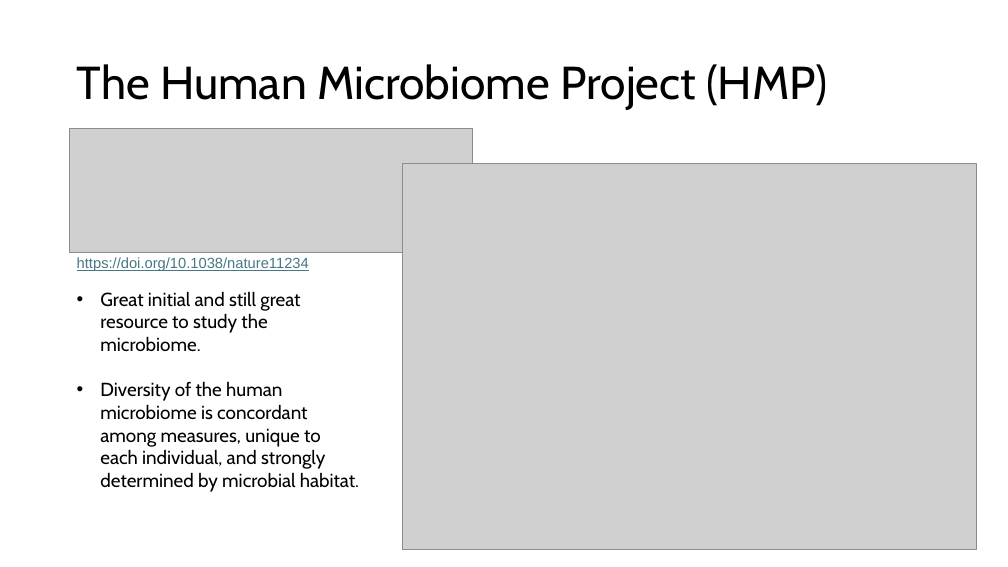
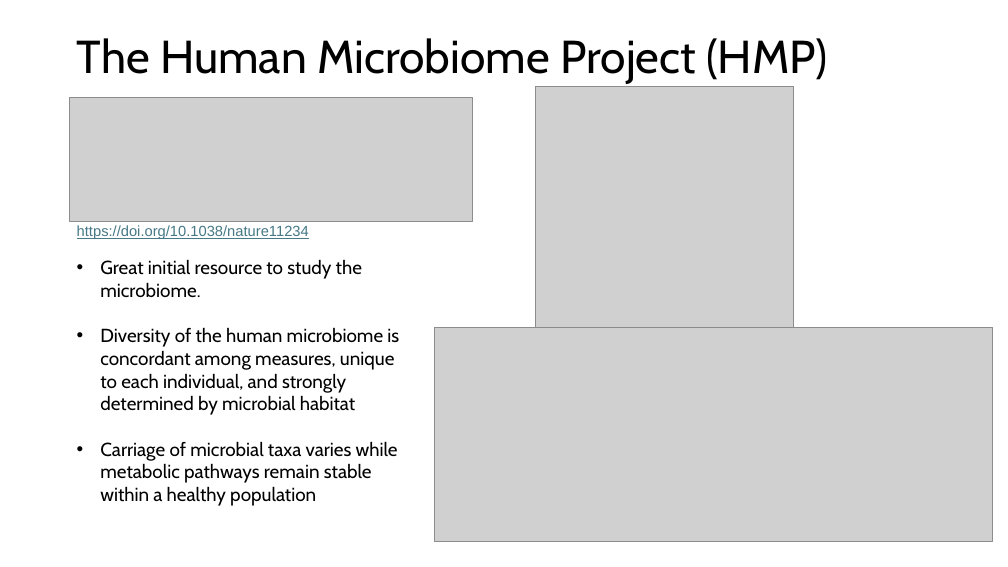
Before and after one commit to biosustain/dsp_metagenomics_training, a slide deck: slide 5 of course_contents/IntroMetagenomics.pptx (slide 4 before the commit). Drawn at 1008x567 pixels with LibreOffice and Linux fonts; fonts in the diff are those of the drawing; grey boxes stand for pictures. Boxes give left, top, right and bottom in pixels: in the first picture for what was removed or moved away, otherwise in the second. Text is boxed around its words. In the diff, an @@ line names an element or a change of style, - is before the commit and + after.

```diff
--- a/course_contents/IntroMetagenomics.pptx
+++ b/course_contents/IntroMetagenomics.pptx
@@ title "The Human Microbiome Project (HMP)": place and size @@
-title "The Human Microbiome Project (HMP)" at [77, 64, 827, 110]
+title "The Human Microbiome Project (HMP)" at [77, 38, 827, 84]
@@ picture: place and size @@
-picture at [402, 163, 977, 550]
+picture at [535, 86, 794, 327]
@@ picture: place and size @@
-picture at [70, 129, 473, 253]
+picture at [70, 98, 473, 222]
@@ text "https://doi.org/10.1038/nature11234": place and size @@
-text "https://doi.org/10.1038/nature11234" at [77, 257, 309, 271]
+text "https://doi.org/10.1038/nature11234" at [77, 225, 309, 239]
@@ text at [100, 259, 399, 506]: text changed @@
-• Great initial and still great resource to study the microbiome.
-• Diversity of the human microbiome is concordant among measures, unique to each individual, and strongly determined by microbial habitat.
+• Great initial resource to study the microbiome.
+• Diversity of the human microbiome is concordant among measures, unique to each individual, and strongly determined by microbial habitat
+• Carriage of microbial taxa varies while metabolic pathways remain stable within a healthy population
@@ picture added at [435, 327, 994, 541] @@
```
Also in this commit, not shown: 20 other slides changed, 9 slides added, 1 slide removed, 1 other file.
